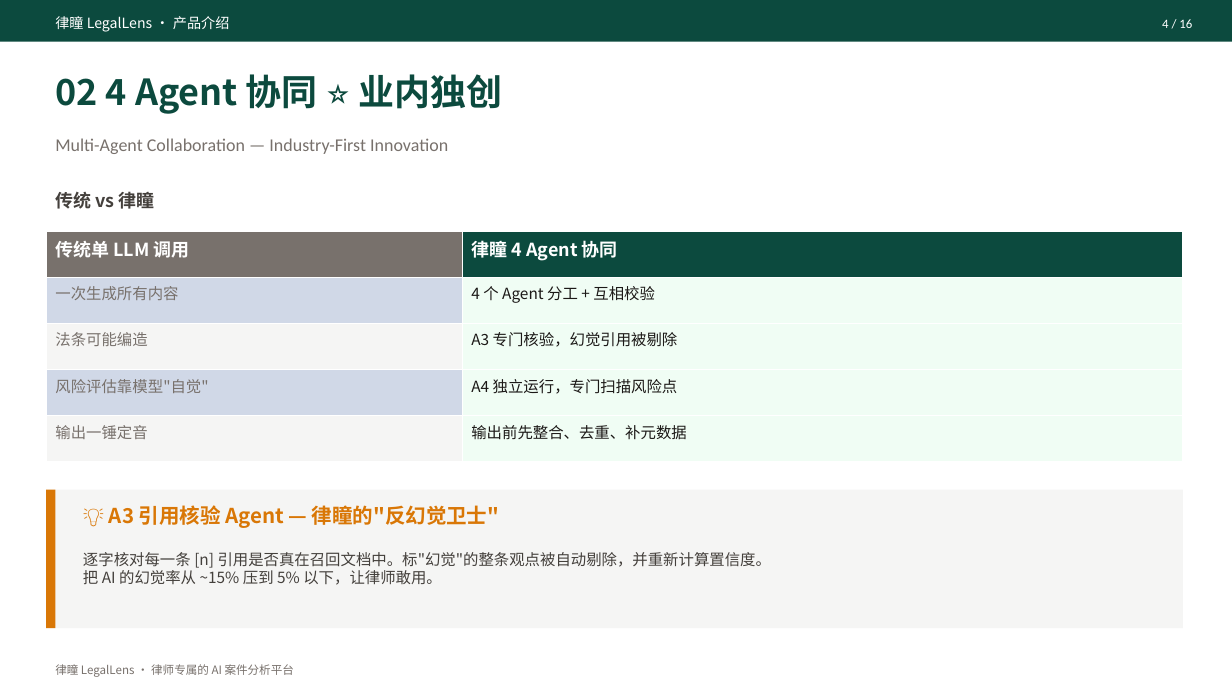
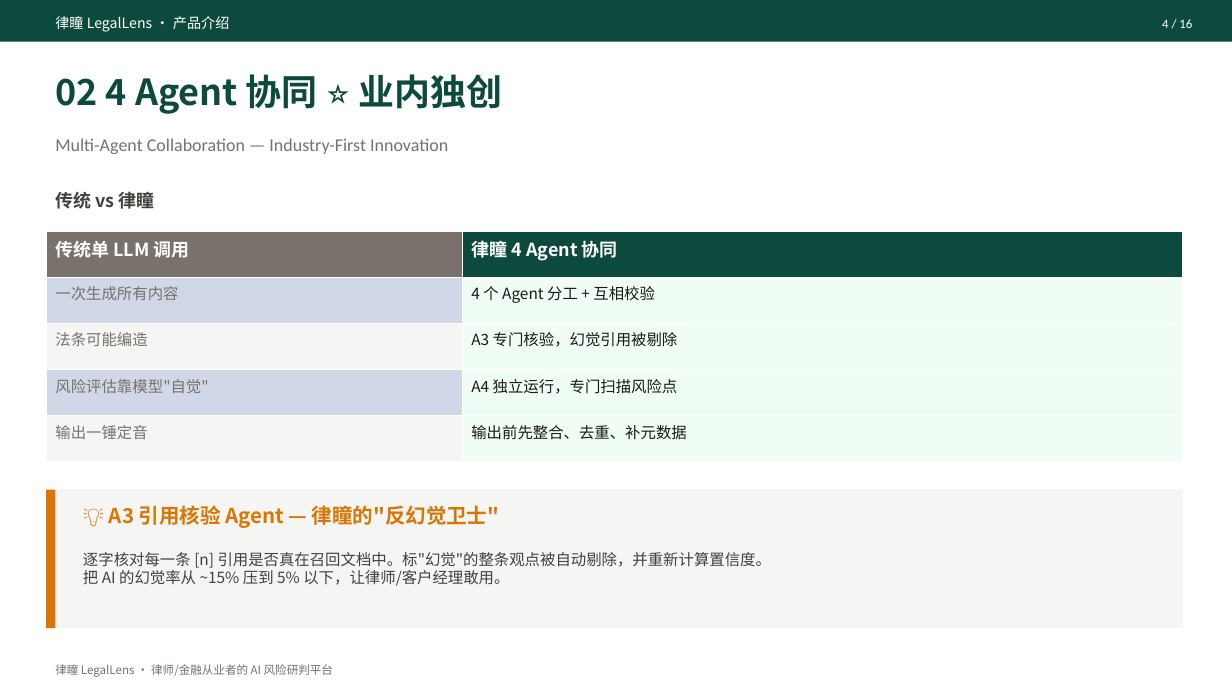
Before and after one commit to A-yiren/legal-lens, a slide deck: slide 4 of docs/律瞳-LegalLens-产品介绍.pptx. Drawn at 1232x693 pixels with LibreOffice and Linux fonts; fonts in the diff are those of the drawing. Boxes give left, top, right and bottom in pixels: in the first picture for what was removed or moved away, otherwise in the second. Text is boxed around its words. In the diff, an @@ line names an element or a change of style, - is before the commit and + after.

Commit message:
docs: 16 页 PPT 金融版 (GOAI AI+金融 赛道) + 简介改 485 汉字 + 改前端示例案情

```diff
--- a/docs/律瞳-LegalLens-产品介绍.pptx
+++ b/docs/律瞳-LegalLens-产品介绍.pptx
@@ text at [83, 552, 771, 586]: text changed @@
-逐字核对每一条 [n] 引用是否真在召回文档中。标"幻觉"的整条观点被自动剔除，并重新计算置信度。
-把 AI 的幻觉率从 ~15% 压到 5% 以下，让律师敢用。
+逐字核对每一条 [n] 引用是否真在召回文档中。标"幻觉"的整条观点被自动剔除，并重新计算置信度。
+把 AI 的幻觉率从 ~15% 压到 5% 以下，让律师/客户经理敢用。
@@ text at [55, 664, 333, 677]: text changed @@
-律瞳 LegalLens · 律师专属的 AI 案件分析平台
+律瞳 LegalLens · 律师/金融从业者的 AI 风险研判平台
```
Also in this commit, not shown: 15 other slides changed, 19 other files.
